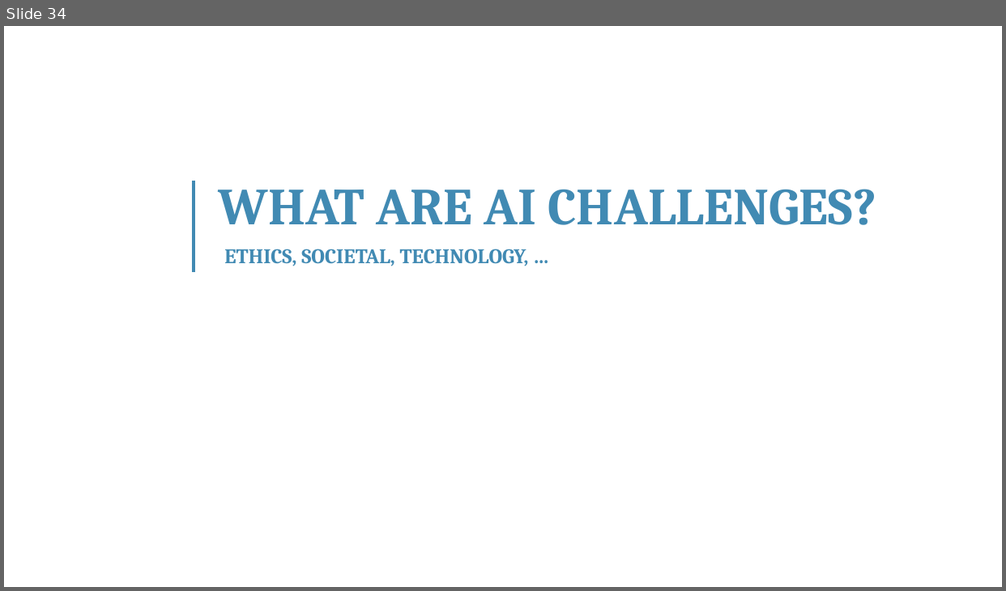
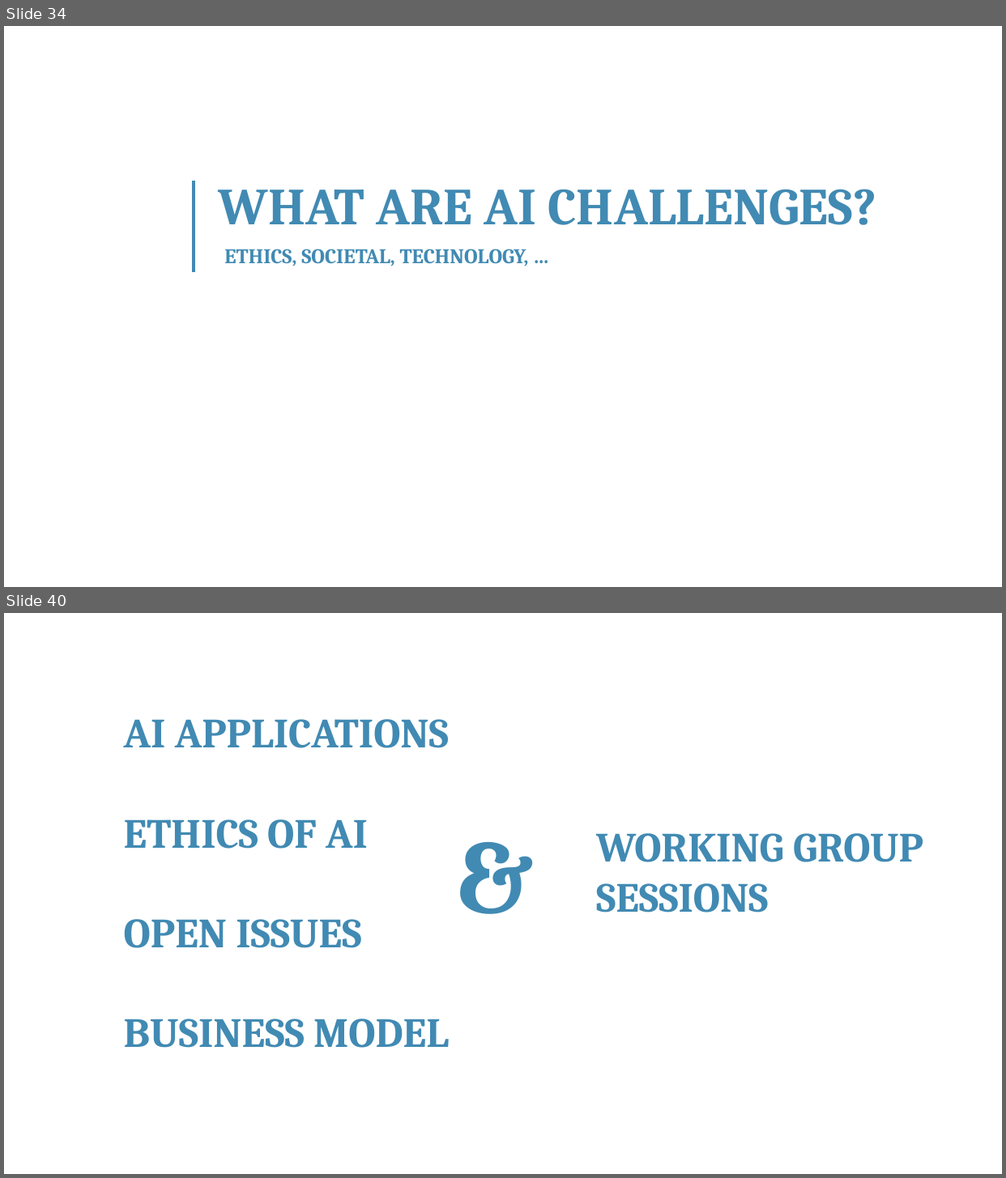
Before and after one commit to franckalbinet/itu-eaco-zanzibar-12-2018, a slide deck: presentations/session-4-intro-to-ai.pptx. Shown one above the other, each under a label of ours: slide 34 before the commit, slides 34 and 40 after it; the slides between them are not shown. The pictures are 1006x591 and 1006x1178 pixels, drawn with LibreOffice and Linux fonts; fonts in the diff are those of the drawing; background and template pictures are left out. Boxes give left, top, right and bottom in pixels: in the first picture for what was removed or moved away, otherwise in the second. Text is boxed around its words. In the diff, an @@ line names an element or a change of style, - is before the commit and + after.

Commit message:
complementing AI applications and AI intro

```diff
--- a/presentations/session-4-intro-to-ai.pptx
+++ b/presentations/session-4-intro-to-ai.pptx
@@ slide 40 added at bbox=[4, 613, 1002, 1174], background #FFFFFF @@
@@ text added at bbox=[124, 719, 449, 1048], 40 pt, text #418AB3, bold @@
+AI APPLICATIONS
+ETHICS OF AI
+OPEN ISSUES
+BUSINESS MODEL
@@ text added at bbox=[450, 807, 557, 940], 100 pt, text #418AB3, bold @@
+&
@@ text added at bbox=[596, 833, 923, 913], 40 pt, text #418AB3, bold @@
+WORKING GROUP SESSIONS
```
Also in this commit, not shown: 2 slides changed, 5 other slides added, 1 slide removed, 3 other files.
